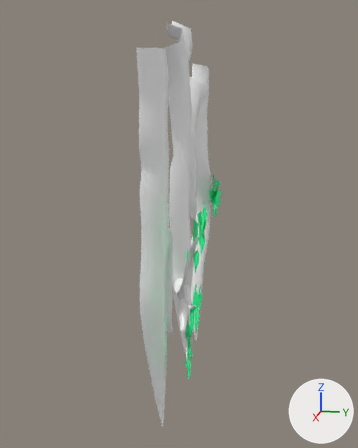
Two versions of the FBX model Assets/_SnakesGame/Art/FBX/GrassModules/Roots2BottomClip.fbx, one commit apart.
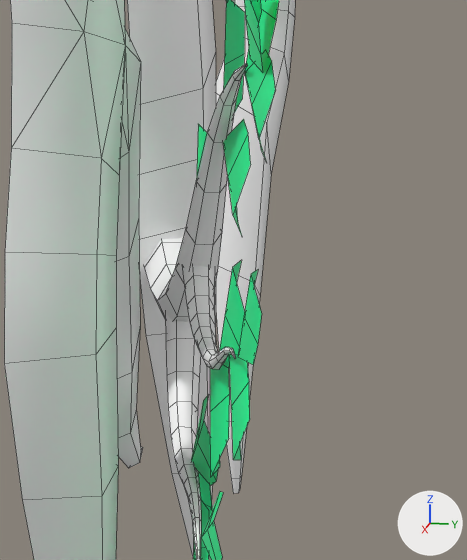
There are two pictures of each version: one whole from a 50 mm lens placed at (1.283, 0.718, 0.643), pointed at (0.033, 0.468, 0.331), one close up on the part from 39% to 70% of the width and 49% to 80% of the height. The axes (+X, +Y, +Z) are drawn at lower right. The lights are the same throughout. The close-ups show mesh edges as thin lines. Where no turn or scale is listed for an object, it has been applied to the vertices.

Names of what the first close-up shows: 'Roots2BottomClip'.
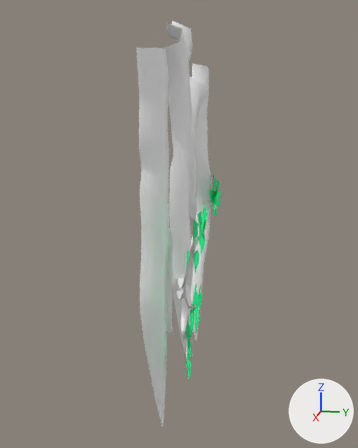
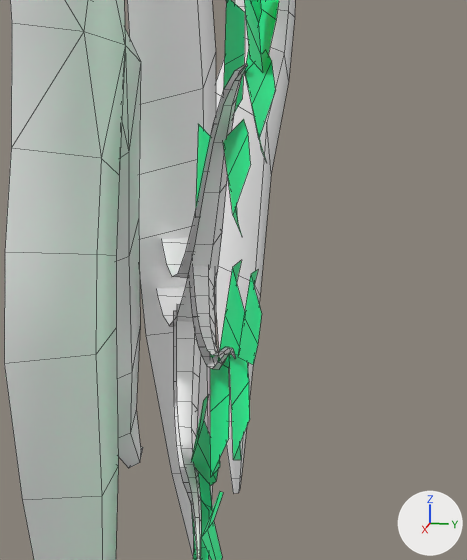
Location of each change, (x1, y1, x2, y2) in pixels of the close-ups (467 x 560 px):
part 1 of me_mesh, cut back
    before: (144, 65, 247, 560)
    after: (235, 66, 247, 80)

The change, as a diff of the scene's bpy script:
```diff
--- a/Assets/_SnakesGame/Art/FBX/GrassModules/Roots2BottomClip.fbx.py
+++ b/Assets/_SnakesGame/Art/FBX/GrassModules/Roots2BottomClip.fbx.py
@@ me_mesh @@
 # used by ob_roots2bottomclip; location = (0.0, 0.0, 0.0)
-me_mesh.from_pydata(...)  # 696 vertices, 525 faces; spans x -0.392..0.424, y 0.453..0.59, z -0.117..0.828
+me_mesh.from_pydata(...)  # 660 vertices, 459 faces; spans x -0.392..0.424, y 0.456..0.59, z -0.117..0.828
+# me_mesh part 1
+# 36 vertices are removed from x 0.049..0.403, y 0.453..0.574, z 0.105..0.387
+# 67 faces are deleted
+# 1 new face joins them, mat_rootsmat2 (its picture is missing)
 me_mesh.materials.append(mat_leafmat)
```
